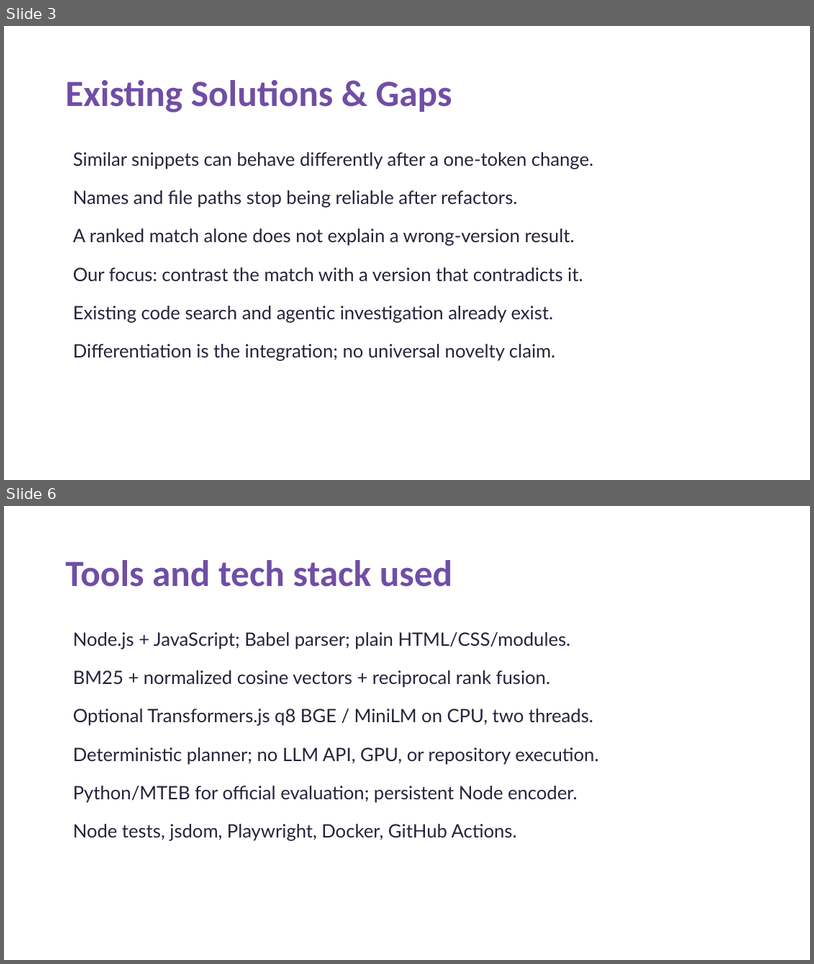
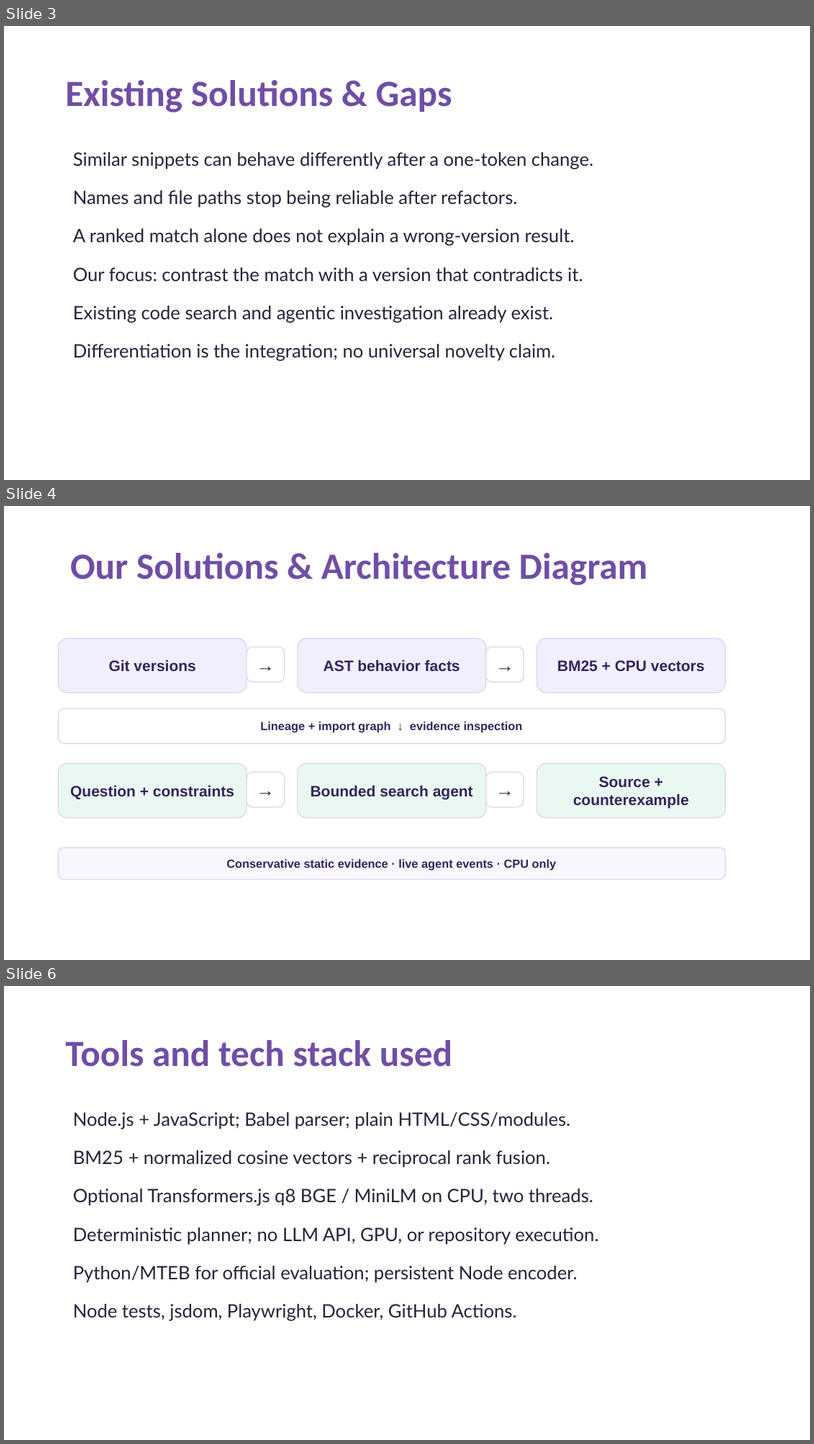
Before and after one commit to AdvayV/AgenticIntelligence, a slide deck: docs/CodeStrata-Submission-Draft.pptx. Shown one above the other, each under a label of ours: slides 3 and 6 before the commit, slides 3, 4 and 6 after it; the slides between them are not shown. The pictures are 814x964 and 814x1444 pixels, drawn with LibreOffice and Linux fonts; fonts in the diff are those of the drawing. Boxes give left, top, right and bottom in pixels: in the first picture for what was removed or moved away, otherwise in the second. Text is boxed around its words. In the diff, an @@ line names an element or a change of style, - is before the commit and + after.

```diff
--- a/docs/CodeStrata-Submission-Draft.pptx
+++ b/docs/CodeStrata-Submission-Draft.pptx
@@ slide 4 added at (x1=4, y1=506, x2=810, y2=960), background #FFFFFF @@
@@ title added at (x1=70, y1=553, x2=648, y2=585), 44 pt, text #704EA6, bold @@
+Our Solutions & Architecture Diagram
@@ rounded rectangle added at (x1=59, y1=638, x2=247, y2=693), fill #F1EEFF, outline #D9D3EE 1 pt, 18 pt, text #33255B, bold @@
+Git versions
@@ rounded rectangle added at (x1=247, y1=647, x2=284, y2=682), fill #FFFFFF, outline #D9D3EE 1 pt, 22 pt, text #33255B, bold @@
+→
@@ rounded rectangle added at (x1=298, y1=638, x2=486, y2=693), fill #F1EEFF, outline #D9D3EE 1 pt, 18 pt, text #33255B, bold @@
+AST behavior facts
@@ rounded rectangle added at (x1=486, y1=647, x2=524, y2=682), fill #FFFFFF, outline #D9D3EE 1 pt, 22 pt, text #33255B, bold @@
+→
@@ rounded rectangle added at (x1=537, y1=638, x2=725, y2=693), fill #F1EEFF, outline #D9D3EE 1 pt, 18 pt, text #33255B, bold @@
+BM25 + CPU vectors
@@ rounded rectangle added at (x1=59, y1=708, x2=725, y2=744), fill #FFFFFF, outline #D9D3EE 1 pt, 14 pt, text #33255B, bold @@
+Lineage + import graph ↓ evidence inspection
@@ rounded rectangle added at (x1=59, y1=763, x2=247, y2=818), fill #EAF8F2, outline #D9D3EE 1 pt, 18 pt, text #33255B, bold @@
+Question + constraints
@@ rounded rectangle added at (x1=298, y1=763, x2=486, y2=818), fill #EAF8F2, outline #D9D3EE 1 pt, 18 pt, text #33255B, bold @@
+Bounded search agent
@@ rounded rectangle added at (x1=537, y1=763, x2=725, y2=818), fill #EAF8F2, outline #D9D3EE 1 pt, 18 pt, text #33255B, bold @@
+Source + counterexample
@@ rounded rectangle added at (x1=247, y1=772, x2=284, y2=807), fill #FFFFFF, outline #D9D3EE 1 pt, 22 pt, text #33255B, bold @@
+→
@@ rounded rectangle added at (x1=486, y1=772, x2=524, y2=807), fill #FFFFFF, outline #D9D3EE 1 pt, 22 pt, text #33255B, bold @@
+→
@@ rounded rectangle added at (x1=59, y1=847, x2=725, y2=879), fill #F9F7FD, outline #D9D3EE 1 pt, 14 pt, text #33255B, bold @@
+Conservative static evidence · live agent events · CPU only
```
Also in this commit, not shown: 2 slides changed, 1 other slide added, 2 slides removed, 15 other files.
